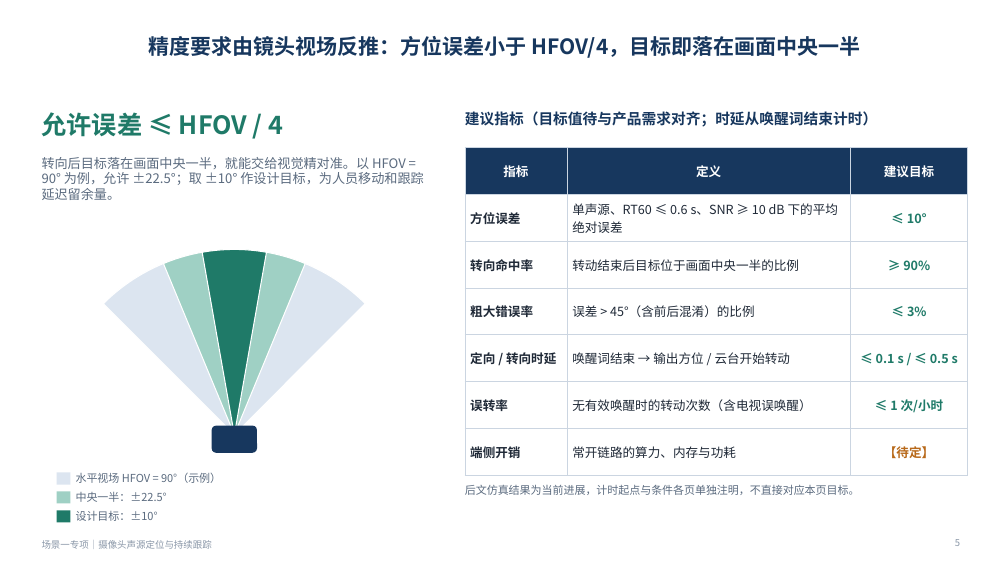
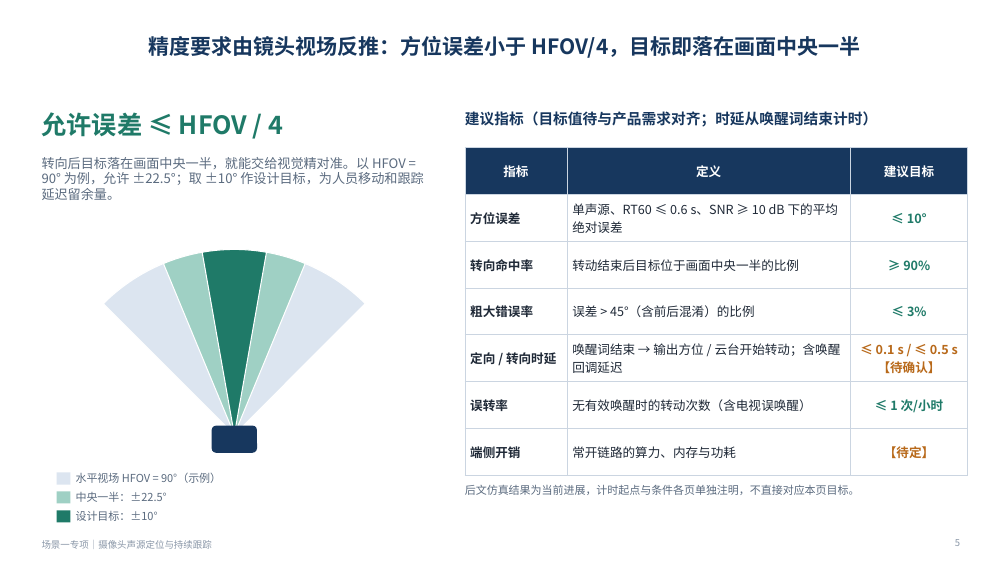
Before and after one commit to ZeroFoxxi/ssl-scene1, a slide deck: slide 5 of 场景一专项_摄像头声源定位与跟踪_方案选型与数据集.pptx. Drawn at 1008x567 pixels with LibreOffice and Linux fonts; fonts in the diff are those of the drawing. Boxes give left, top, right and bottom in pixels: in the first picture for what was removed or moved away, otherwise in the second. Text is boxed around its words. In the diff, an @@ line names an element or a change of style, - is before the commit and + after.

```diff
--- a/场景一专项_摄像头声源定位与跟踪_方案选型与数据集.pptx
+++ b/场景一专项_摄像头声源定位与跟踪_方案选型与数据集.pptx
@@ table at (x1=465, y1=147, x2=968, y2=465) @@
-row 5, column 2: 唤醒词结束 → 输出方位 / 云台开始转动
+row 5, column 2: 唤醒词结束 → 输出方位 / 云台开始转动；含唤醒回调延迟
-row 5, column 3: ≤ 0.1 s / ≤ 0.5 s
+row 5, column 3: ≤ 0.1 s / ≤ 0.5 s / 【待确认】
```
Also in this commit, not shown: 7 other slides changed, 5 other files.
